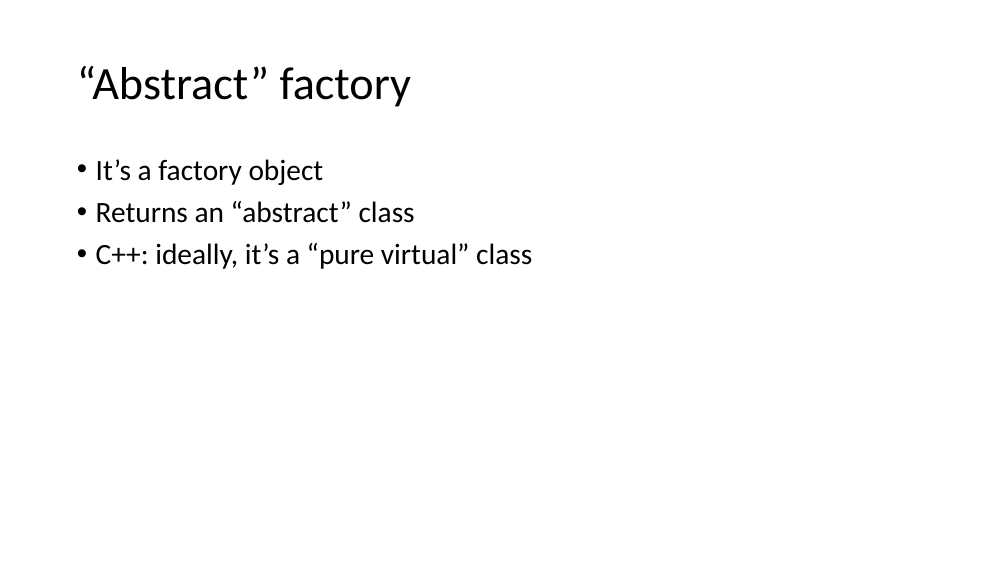
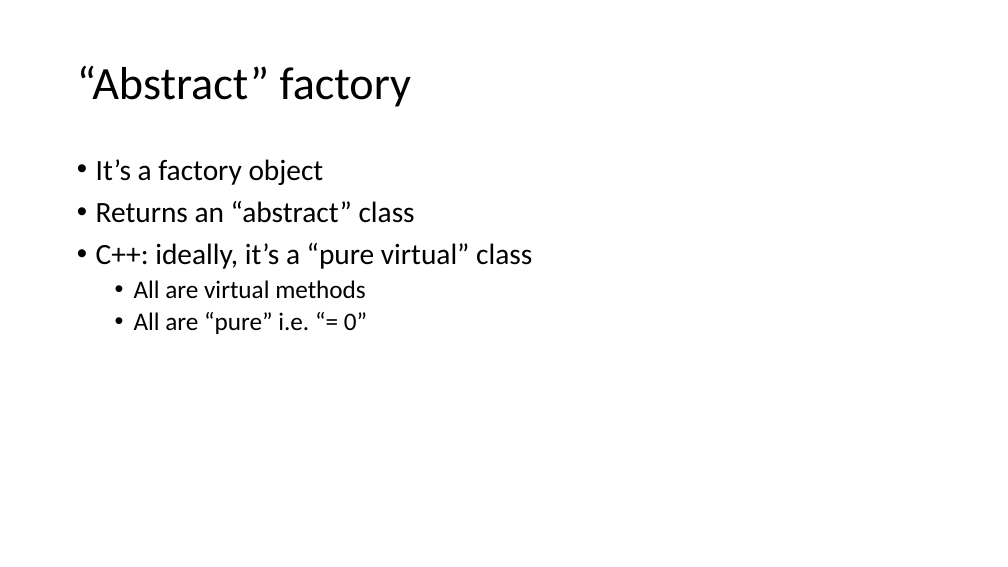
Before and after one commit to yellowflash07/GDP202324, a slide deck: slide 3 of 6044_FramPat/D2D/W02/Factory Patterns (Abstract Factory, Builder).pptx. Drawn at 1008x567 pixels with LibreOffice and Linux fonts; fonts in the diff are those of the drawing. Boxes give left, top, right and bottom in pixels: in the first picture for what was removed or moved away, otherwise in the second. Text is boxed around its words. In the diff, an @@ line names an element or a change of style, - is before the commit and + after.

```diff
--- a/6044_FramPat/D2D/W02/Factory Patterns (Abstract Factory, Builder).pptx
+++ b/6044_FramPat/D2D/W02/Factory Patterns (Abstract Factory, Builder).pptx
@@ text at [134,280,367,334]: paragraphs added @@
+  • All are virtual methods
+  • All are “pure” i.e. “= 0”
```
Also in this commit, not shown: 4 slides added, 29 other files.
